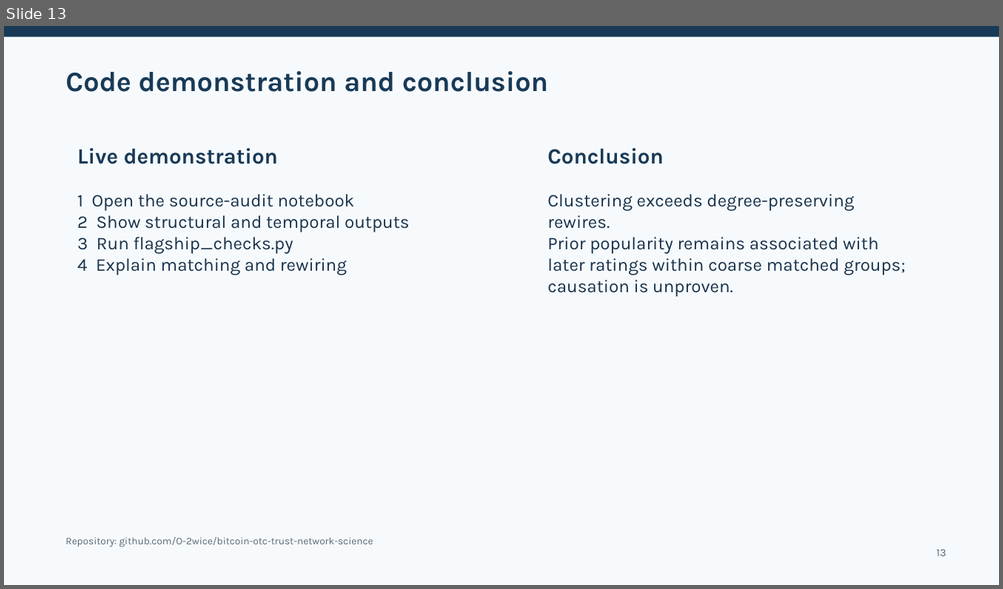
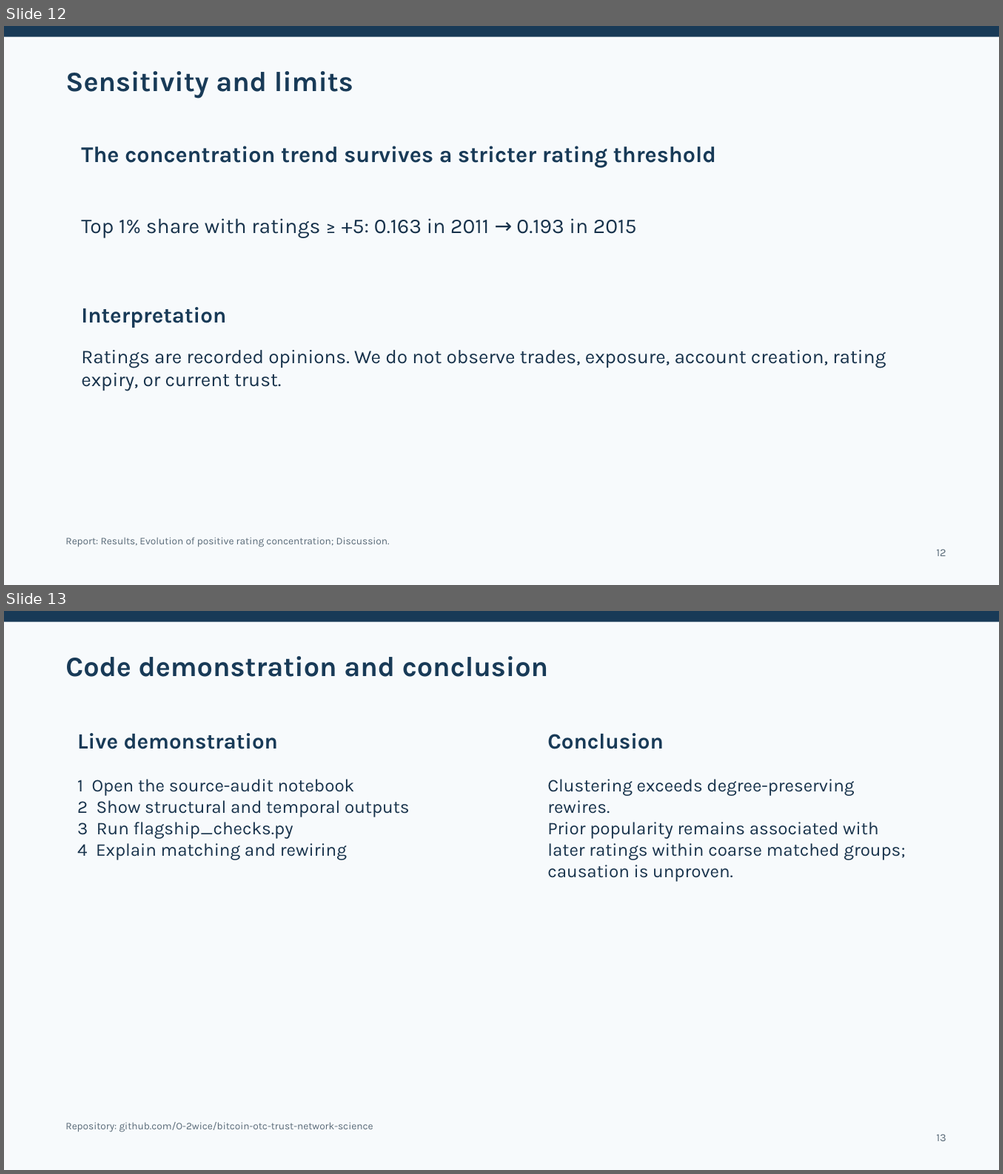
Before and after one commit to O-2wice/bitcoin-otc-trust-network-science, a slide deck: presentation/bitcoin_otc_network_science.pptx. Shown one above the other, each under a label of ours: slide 13 before the commit, slides 12 and 13 after it. The pictures are 1003x589 and 1003x1174 pixels, drawn with LibreOffice and Linux fonts; fonts in the diff are those of the drawing. Boxes give left, top, right and bottom in pixels: in the first picture for what was removed or moved away, otherwise in the second. Text is boxed around its words. In the diff, an @@ line names an element or a change of style, - is before the commit and + after.

Commit message:
Align presentation with report and feature Cytoscape timeline

```diff
--- a/presentation/bitcoin_otc_network_science.pptx
+++ b/presentation/bitcoin_otc_network_science.pptx
@@ slide 12 added at [4,26,999,585], background #F7FAFC @@
@@ rectangle added at [4,26,999,37], fill #183A57 @@
@@ text added at [65,71,353,99], 27 pt, text #183A57, bold @@
+Sensitivity and limits
@@ text added at [81,146,716,168], 21.8 pt, text #183A57, bold @@
+The concentration trend survives a stricter rating threshold
@@ text added at [81,218,637,238], 20.2 pt, text #17324B @@
+Top 1% share with ratings ≥ +5: 0.163 in 2011 → 0.193 in 2015
@@ text added at [81,307,226,328], 21 pt, text #183A57, bold @@
+Interpretation
@@ text added at [81,350,885,392], 18.8 pt, text #17324B @@
+Ratings are recorded opinions. We do not observe trades, exposure, account creation, rating expiry, or current trust.
@@ text added at [65,537,390,548], 9.8 pt, text #596A78 @@
+Report: Results, Evolution of positive rating concentration; Discussion.
@@ text added at [936,549,945,557], 10.5 pt, text #596A78 @@
+12
```
Also in this commit, not shown: 6 slides changed, 1 other slide added, 2 slides removed, 2 other files.
